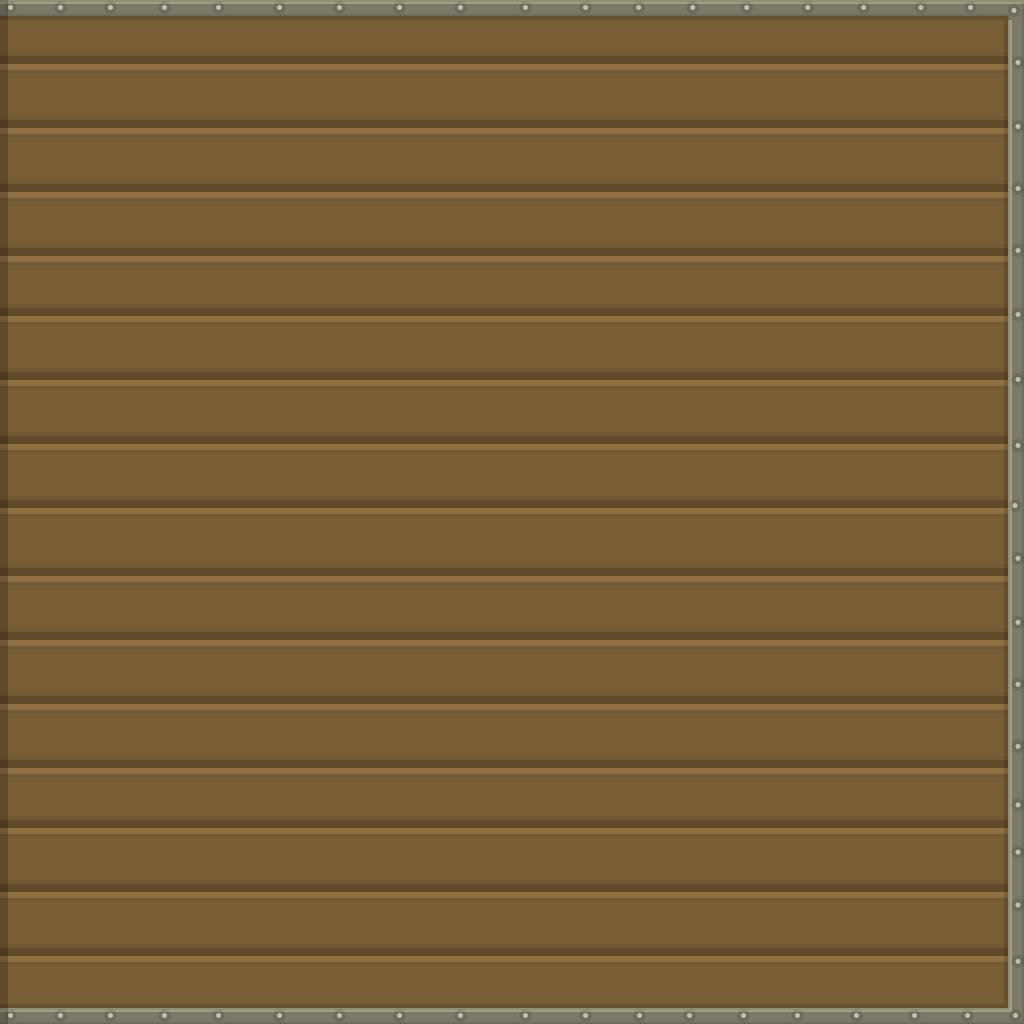
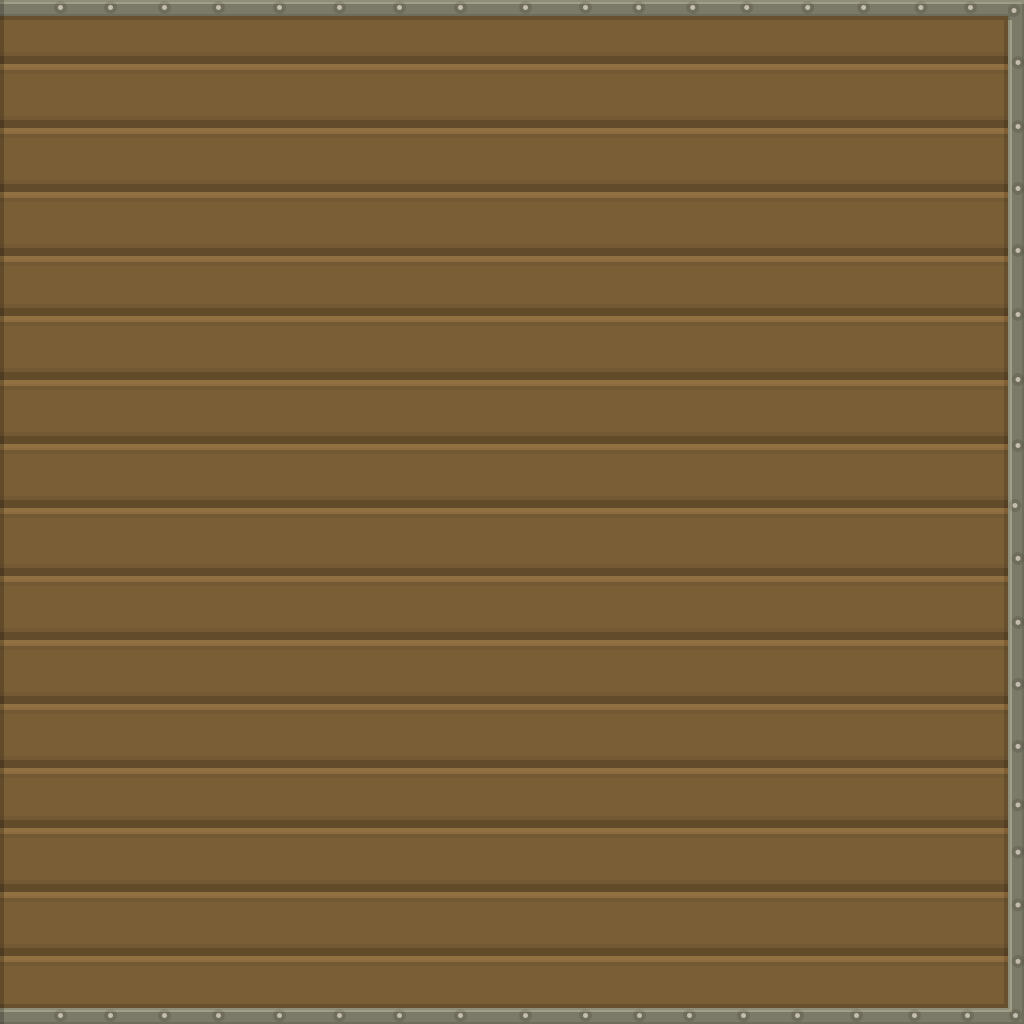
Revision of a layered 1024 × 1024 image; what changed, layer by layer:
painted on "Rectangle 1" over box(4, 0, 8, 1024)
painted on "Forme 21" (1st of 2, in "clipped") over box(8, 5, 13, 1018)
